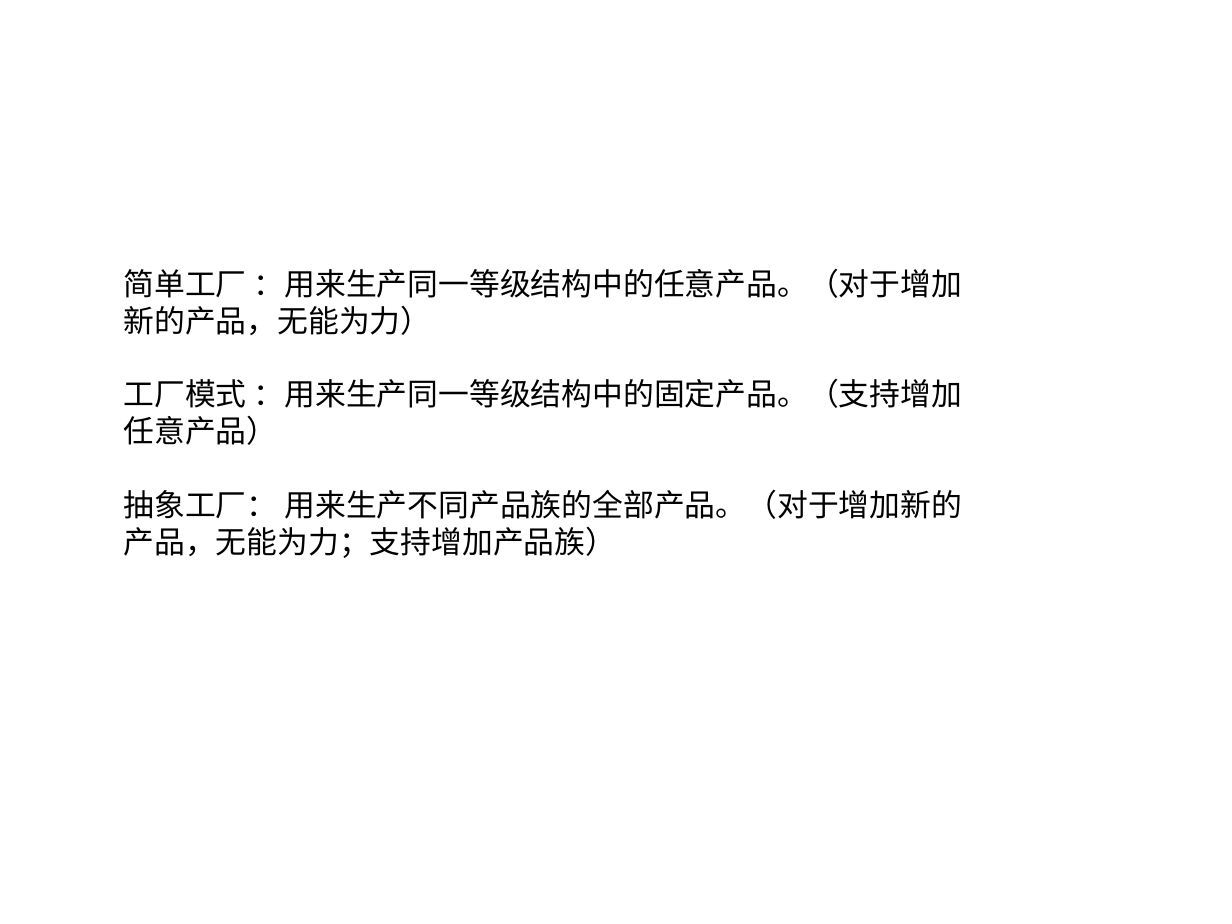
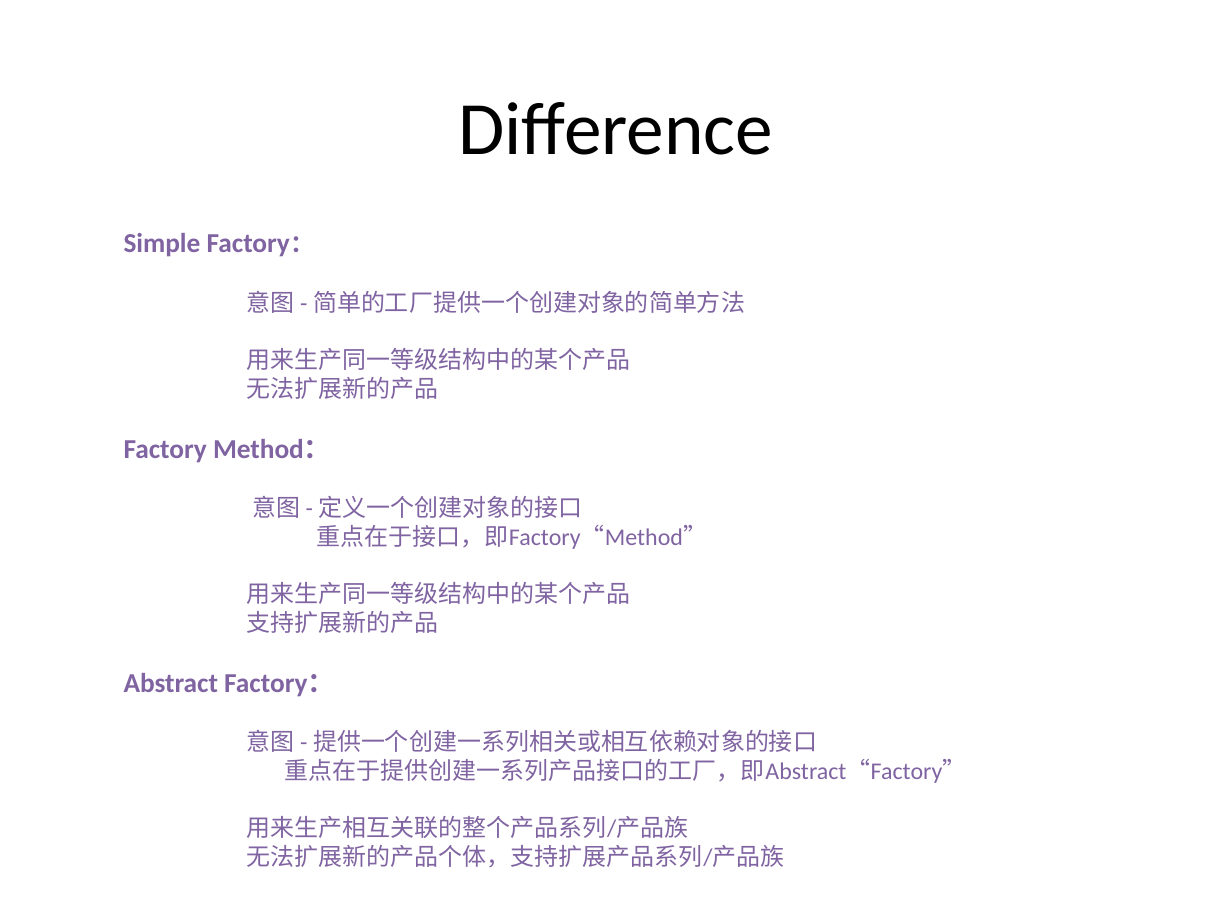
Before and after one commit to PlumpMath/DesignPattern-956, a slide deck: slide 31 of _Doc/Design Pattern (C#) - Part 1.pptx (slide 33 before the commit). Drawn at 1232x924 pixels with LibreOffice and Linux fonts; fonts in the diff are those of the drawing. Boxes give left, top, right and bottom in pixels: in the first picture for what was removed or moved away, otherwise in the second. Text is boxed around its words. In the diff, an @@ line names an element or a change of style, - is before the commit and + after.

Commit message:
Updated PPT.

```diff
--- a/_Doc/Design Pattern (C#) - Part 1.pptx
+++ b/_Doc/Design Pattern (C#) - Part 1.pptx
@@ text added at <box>458,102,772,155</box>, 44 pt, text #000000 @@
+Difference
@@ text at <box>124,233,967,867</box>: text changed; size 18 to 14 pt; text colour #000000 to #8064A2 @@
-简单工厂 ：用来生产同一等级结构中的任意产品。（对于增加新的产品，无能为力）
-工厂模式 ：用来生产同一等级结构中的固定产品。（支持增加任意产品）
-抽象工厂： 用来生产不同产品族的全部产品。（对于增加新的产品，无能为力；支持增加产品族）
+Simple Factory：
+意图 - 简单的工厂提供一个创建对象的简单方法
+用来生产同一等级结构中的某个产品
+无法扩展新的产品
+Factory Method：
+意图 - 定义一个创建对象的接口
+重点在于接口，即Factory“Method”
+用来生产同一等级结构中的某个产品
+支持扩展新的产品
+Abstract Factory：
+意图 - 提供一个创建一系列相关或相互依赖对象的接口
+重点在于提供创建一系列产品接口的工厂，即Abstract“Factory”
+用来生产相互关联的整个产品系列/产品族
+无法扩展新的产品个体，支持扩展产品系列/产品族
```
Also in this commit, not shown: 4 other slides changed, 1 slide added, 9 slides removed.
